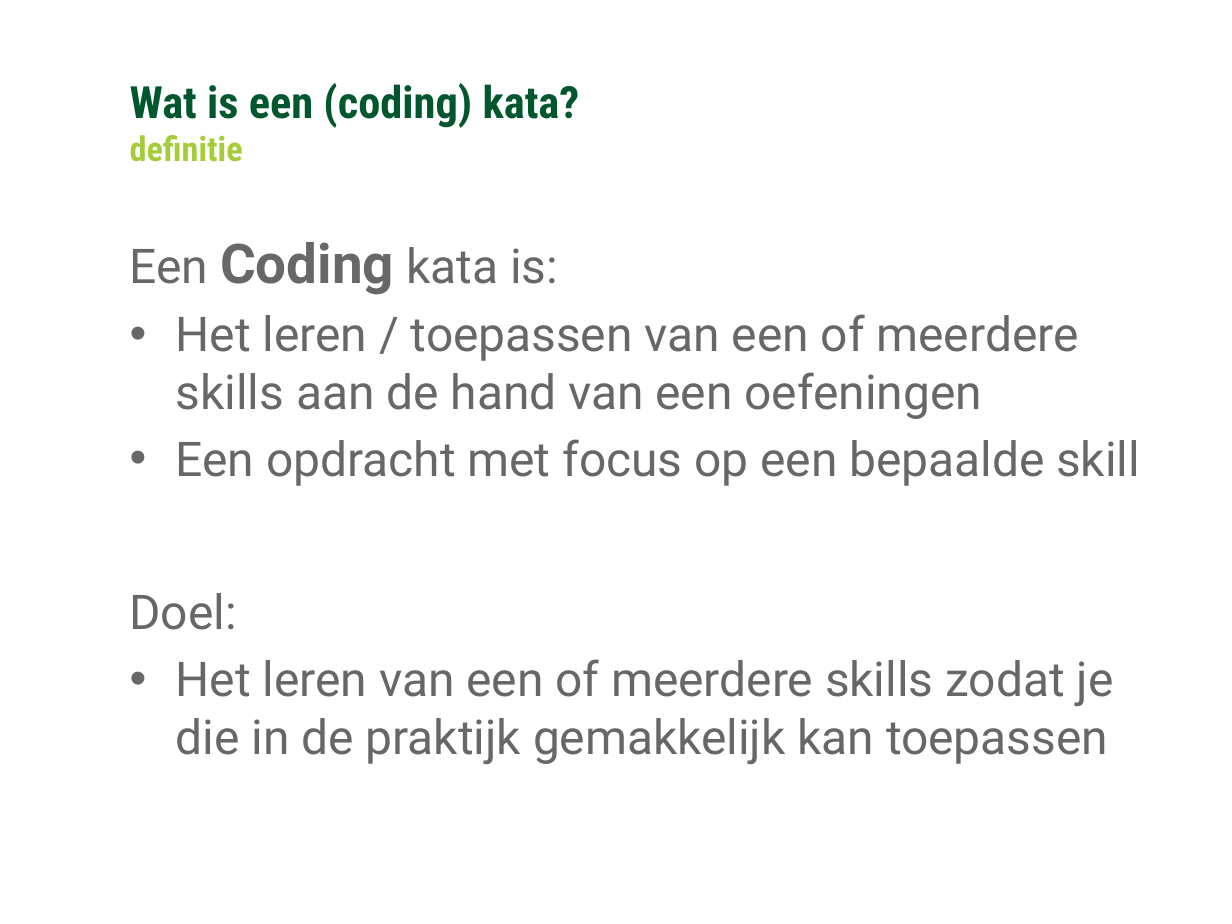
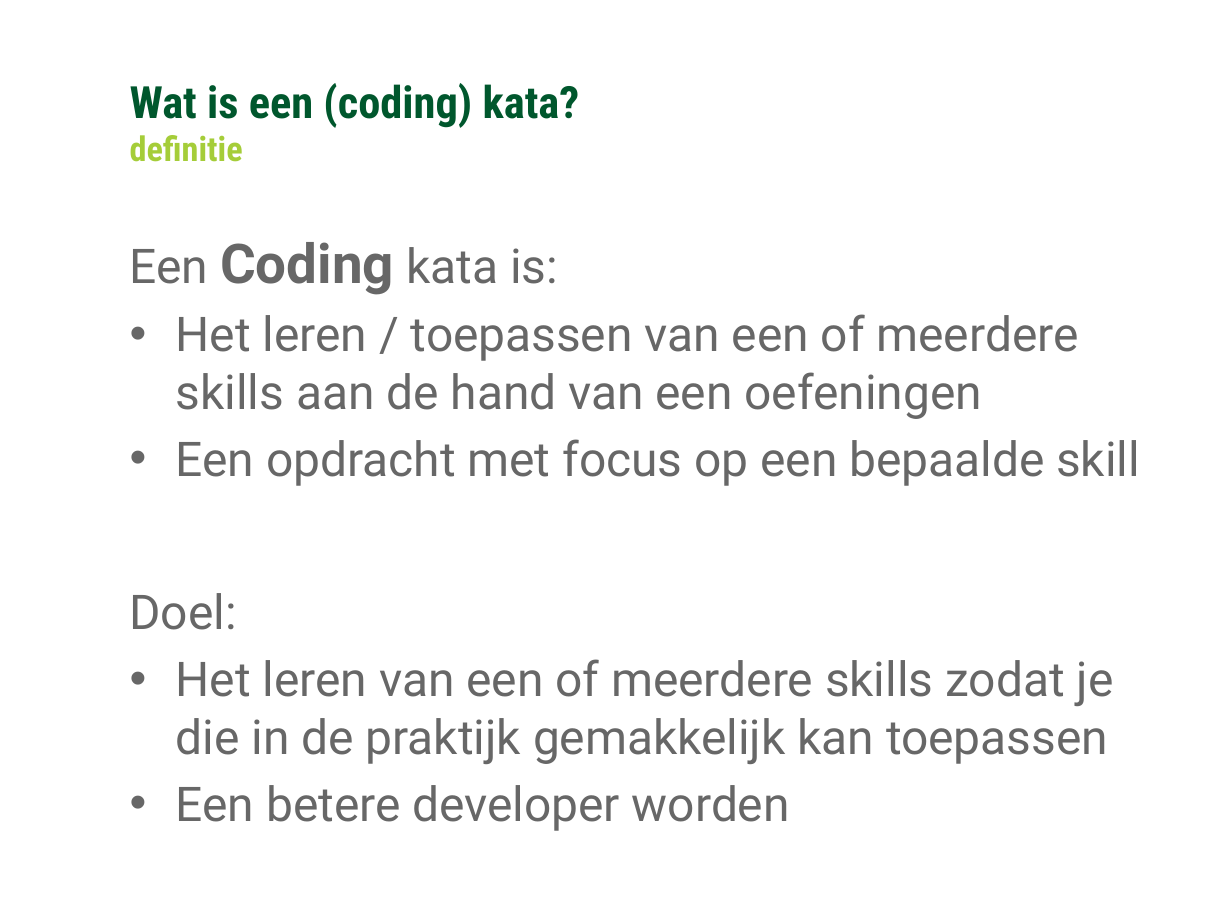
Before and after one commit to Ozindar/GCUnitTestDojo, a slide deck: slide 7 of Algemeen over Dojos/Coding Dojo.pptx. Drawn at 1232x924 pixels with LibreOffice and Linux fonts; fonts in the diff are those of the drawing; background and template pictures are left out. Boxes give left, top, right and bottom in pixels: in the first picture for what was removed or moved away, otherwise in the second. Text is boxed around its words. In the diff, an @@ line names an element or a change of style, - is before the commit and + after.

```diff
--- a/Algemeen over Dojos/Coding Dojo.pptx
+++ b/Algemeen over Dojos/Coding Dojo.pptx
@@ text at (176, 785, 790, 831): paragraph added @@
+• Een betere developer worden
```
Also in this commit, not shown: 3 other slides changed.
